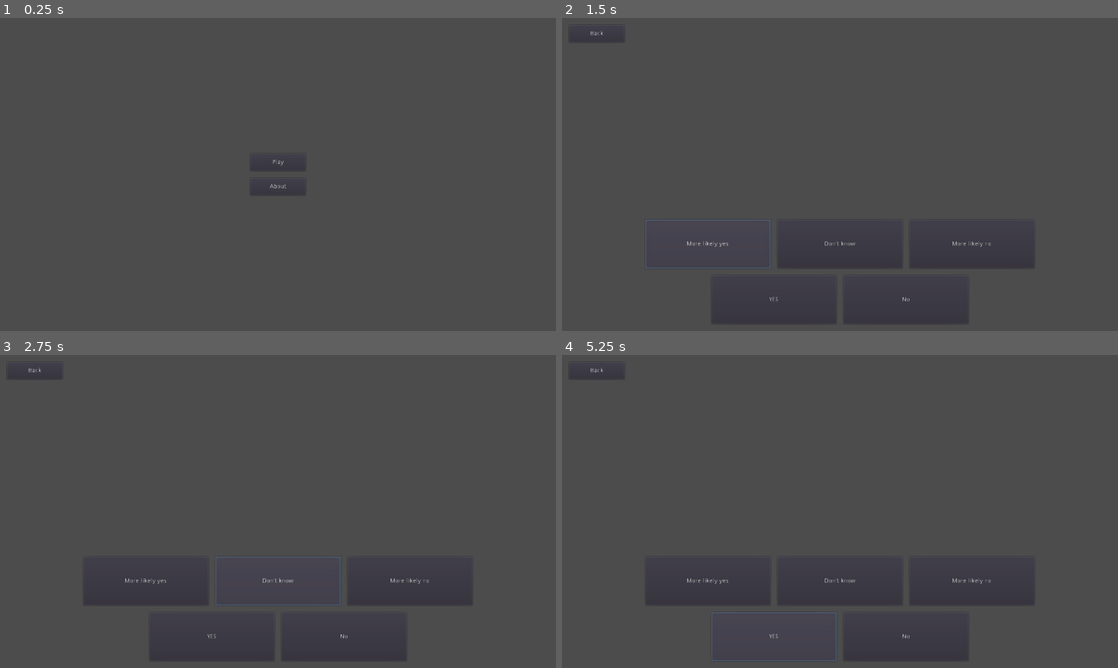
Above: before the commit, frames 1-4 (two rows, left to right).
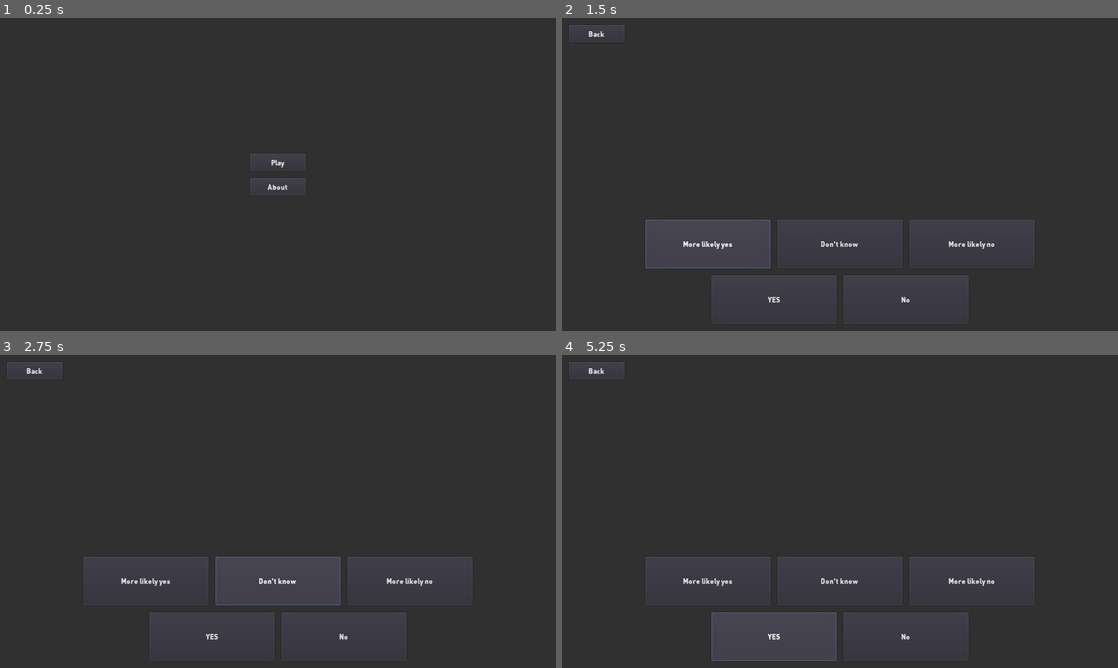
Above: after the commit, the same moments.

Repository: HixRaid/which-character-are-you
Game: Godot game, scene res://game/scenes/root/main.tscn
The game is run twice, just before and just after one commit, with the same random seed, the same clock (stepped at 60 frames per second) and the same inputs.
Inputs:
- Up to frame 1 (0.25 s): no input
- Up to frame 2 (1.5 s): click "Play" at 0.5 s; click "More likely yes" at 1.25 s
- Up to frame 3 (2.75 s): click "Don't know" at 2 s
- Up to frame 4 (5.25 s): click "YES" at 2.75 s; click "More likely yes" at 3.5 s; click "Don't know" at 4.25 s; click "YES" at 5 s

The runs differ from the first frame. In frame 1, 99% of the frame differs, in the area x 0-100%, y 0-100%; in frame 2, 82%; in frame 3, 82%; in frame 4, 82%.

Commit message:
Added theme

Diff:
--- /dev/null
+++ b/game/resources/theme/default_theme.tres
@@ -0,0 +1,6 @@
+[gd_resource type="Theme" load_steps=2 format=2]
+
+[ext_resource path="res://game/resources/theme/fonts/types/default_dynamic_font.tres" type="DynamicFont" id=1]
+
+[resource]
+default_font = ExtResource( 1 )
--- /dev/null
+++ b/game/resources/theme/fonts/types/default_dynamic_font.tres
@@ -0,0 +1,6 @@
+[gd_resource type="DynamicFont" load_steps=2 format=2]
+
+[ext_resource path="res://game/resources/theme/fonts/data/din_pro_black.otf" type="DynamicFontData" id=1]
+
+[resource]
+font_data = ExtResource( 1 )
--- a/game/scenes/root/main.tscn
+++ b/game/scenes/root/main.tscn
@@ -1,7 +1,8 @@
-[gd_scene load_steps=3 format=2]
+[gd_scene load_steps=4 format=2]
 
 [ext_resource path="res://game/scripts/interfaces/interface_switch.gd" type="Script" id=1]
 [ext_resource path="res://game/scripts/interfaces/interface.gd" type="Script" id=2]
+[ext_resource path="res://game/resources/theme/default_theme.tres" type="Theme" id=3]
 
 [node name="Main" type="Node"]
 
@@ -11,6 +12,7 @@
 anchor_right = 1.0
 anchor_bottom = 1.0
 mouse_filter = 2
+theme = ExtResource( 3 )
 
 [node name="InterfaceSwitch" type="Control" parent="Canvas/UI"]
 anchor_right = 1.0
--- a/project.godot
+++ b/project.godot
@@ -35,4 +35,5 @@
 quality/driver/driver_name="GLES2"
 vram_compression/import_etc=true
 vram_compression/import_etc2=false
+environment/default_clear_color=Color( 0.188235, 0.188235, 0.188235, 1 )
 environment/default_environment="res://game/resources/default_env.tres"
Binary file added: game/resources/theme/fonts/data/din_pro_black.otf
